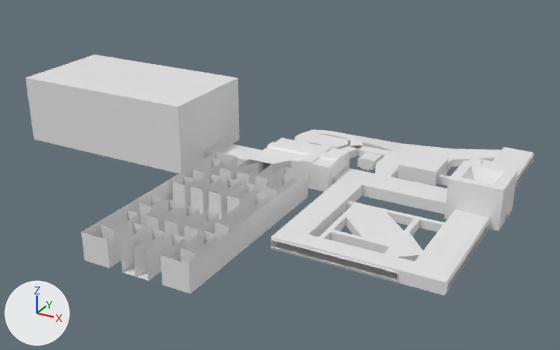
A saved change to the FBX model Assets/Level/level.fbx.
Before and after are seen from a camera (50 mm lens) standing at (52.2, -194.7, 97.4) and looking at (-51.3, -6.4, 3.2). Lighting does not change. The marker at lower left points along +X, +Y and +Z. The first picture is the older version. Where no turn or scale is listed for an object, it has been applied to the vertices. Vertices at exactly the same position are counted once.

Script lines for the objects in view, before the commit:
```python
me_plane_013 = bpy.data.meshes.new('Plane.013')
me_plane_013.from_pydata(...)  # 119 vertices, 102 faces; spans x -16.4..7.5, y -13.0..7.5, z -3.8..4.8
me_plane_016 = bpy.data.meshes.new('Plane.016')
me_plane_016.from_pydata(...)  # 176 vertices, 127 faces; spans x -47.4..18.2, y -22.6..17.9, z -2.7..2.5
me_plane_021 = bpy.data.meshes.new('Plane.021')
me_plane_021.from_pydata(...)  # 189 vertices, 147 faces; spans x -41.1..5.2, y -45.7..-4.8, z 0.0..3.5
ob_plane_002 = bpy.data.objects.new('Plane.002', me_plane_013)
ob_plane_002.location = (-43.6, 3.0, 3.8)
ob_plane_004 = bpy.data.objects.new('Plane.004', me_plane_016)
ob_plane_004.location = (-16.0, 30.4, 0.0)
ob_plane_012 = bpy.data.objects.new('Plane.012', me_plane_021)
ob_plane_012.location = (7.0, 3.0, 0.0)
# also in view: 'Plane' at (-16.2, 21.7, 2.2); 'Plane.008' at (-18.3, 3.0, 1.7); 'Plane.011' at (-52.0, 28.3, 1.3); 'Walkable Floor.002' at (-11.0, -22.3, 1.4); 'Plane.003' at (-71.1, 3.0, 1.7)
```
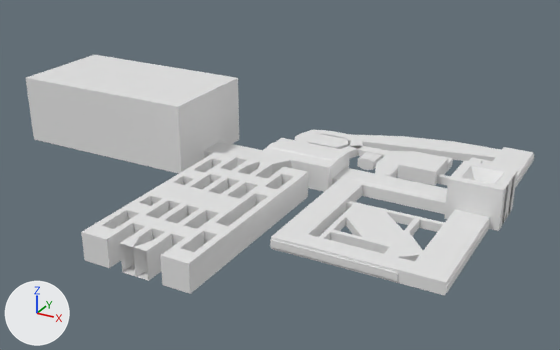
What differs and where, as boxes [x1, y1, x2, y2] in the pictures (560 x 350 px):
'Walkable Floor.011', added: after [82, 152, 307, 264]
part 1 of me_plane_021, added: after [270, 224, 489, 293]
part 2 of me_plane_016, built on: before [352, 135, 501, 175]; after [350, 134, 501, 177]
'Walkable Floor.002', unchanged, covered by the edit: before [271, 228, 488, 293]

The change, as a diff of the scene's bpy script:
```diff
--- a/Assets/Level/level.fbx.py
+++ b/Assets/Level/level.fbx.py
@@ me_plane_016 @@
 # used by ob_plane_004; location = (-16.0, 30.4, 0.0)
-me_plane_016.from_pydata(...)  # 176 vertices, 127 faces; spans x -47.4..18.2, y -22.6..17.9, z -2.7..2.5
+me_plane_016.from_pydata(...)  # 232 vertices, 188 faces; spans x -47.4..18.2, y -22.6..17.9, z 0.0..2.8
+# me_plane_016 part 2: 12 vertices moved from x -15.2..3.7, y 5.2..17.6, z -2.7..-0.2 to x -15.2..3.7, y 5.2..17.6, z 0.0..2.5; 6 vertices removed from x -8.9..5.7, y -6.4..-3.9, z -2.7..-0.2; 62 vertices added at x -18.5..6.0, y -22.6..2.8, z 0.0..2.8
@@ me_plane_021 @@
 # used by ob_plane_012; location = (7.0, 3.0, 0.0)
-me_plane_021.from_pydata(...)  # 189 vertices, 147 faces; spans x -41.1..5.2, y -45.7..-4.8, z 0.0..3.5
+me_plane_021.from_pydata(...)  # 201 vertices, 172 faces; spans x -41.1..5.2, y -45.7..-4.8, z 0.0..3.5
+# me_plane_021 part 1
+# 12 new vertices lie (0.0, 0.0, -2.0) away from vertices in x -41.1..5.2, y -45.7..-14.5, z 2.8
+# 25 new faces join them
@@ me_plane_026 @@
+me_plane_026.from_pydata(...)  # 154 vertices, 98 faces; spans x -16.3..15.7, y -32.0..28.0, z 0.0
@@ ob_walkable_floor_011 @@
+ob_walkable_floor_011 = bpy.data.objects.new('Walkable Floor.011', me_plane_026)
+ob_walkable_floor_011.location = (-55.7, -38.0, 8.0)
```
